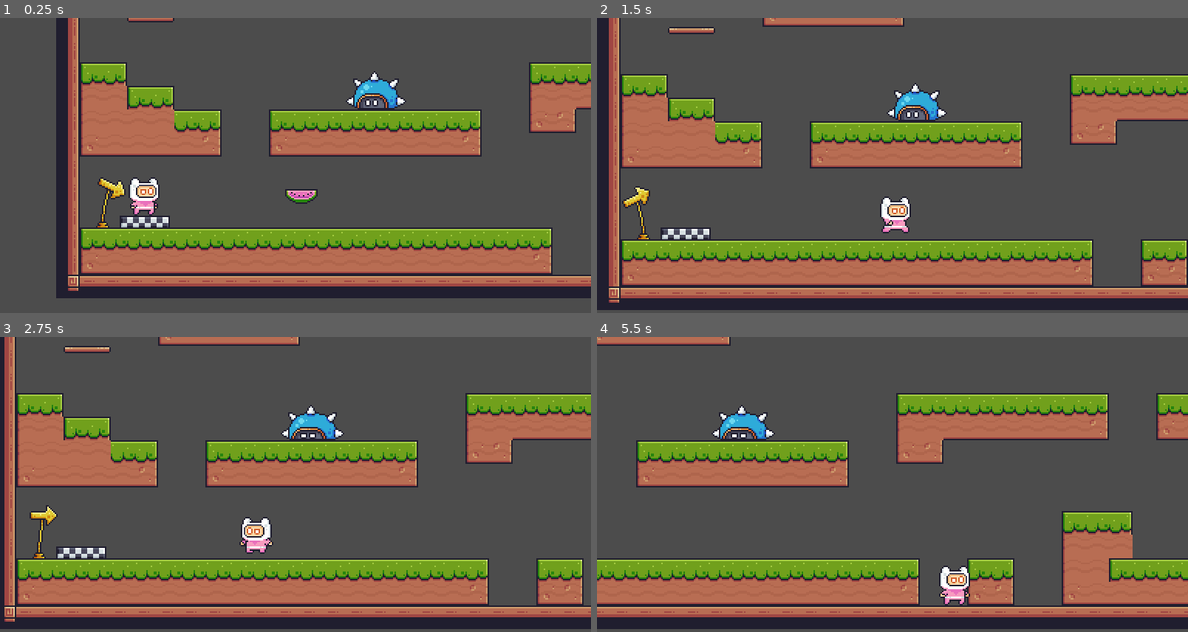
Above: before the commit, frames 1-4 (two rows, left to right).
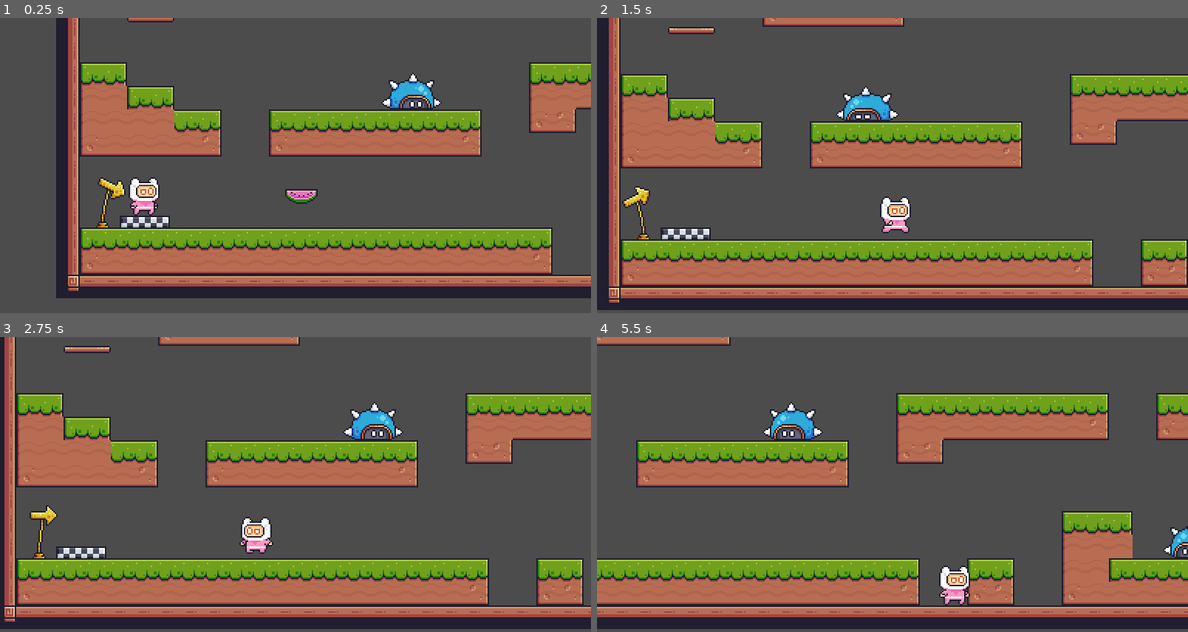
Above: after the commit, the same moments.

Repository: zesterquinn/frooty-lava
Game: Godot game, scene res://levels/Level1.tscn
The game is run twice, just before and just after one commit, with the same random seed, the same clock (stepped at 60 frames per second) and the same inputs.
Inputs:
- Up to frame 1 (0.25 s): no input
- Up to frame 2 (1.5 s): hold D (move_right) from 0.53 s (still down); tap Space (jump) at 0.77 s
- Up to frame 3 (2.75 s): tap Space (jump) at 1.52 s; release D (move_right) at 2.03 s; hold A (move_left) from 2.03 s (still down)
- Up to frame 4 (5.5 s): release A (move_left) at 2.78 s; hold D (move_right) 2.78-4.28 s; tap Space (jump) at 3.02, 3.77, 4.52 s; hold A (move_left) 4.28-5.03 s; hold D (move_right) from 5.03 s (still down)

The runs differ from the first frame. In frame 1, 1.3% of the frame differs, in the area x 58-75%, y 18-31%; in frame 2, 1.5%; in frame 3, 1.6%; in frame 4, 1.8%, in the area x 19-100%, y 22-75%.

Commit message:
add turtle movement

Diff:
--- a/character/Player.tscn
+++ b/character/Player.tscn
@@ -246,7 +246,7 @@
 [node name="AnimatedSprite" type="AnimatedSprite" parent="."]
 frames = SubResource( 12 )
 animation = "idle"
-frame = 2
+frame = 7
 playing = true
 
 [node name="CollisionShape2D" type="CollisionShape2D" parent="."]
@@ -254,6 +254,7 @@
 shape = SubResource( 35 )
 
 [node name="HitArea" type="Area2D" parent="."]
+collision_mask = 43
 
 [node name="CollisionShape2D" type="CollisionShape2D" parent="HitArea"]
 position = Vector2( 0.5, 4.5 )
--- a/character/player_script.gd
+++ b/character/player_script.gd
@@ -27,11 +27,8 @@
 	if(!is_hit):
 		velocity = move_and_slide(velocity, Vector2.UP)
 
-func _on_HitArea_area_entered(area: Area2D) -> void:
-	if(!area.is_in_group("enemies")):
-		return
-
-	var knockback := 1500.0
+func hit_by_enemy() -> void:
+	var knockback := 2500.0
 
 	is_hit = true
 
@@ -39,6 +36,7 @@
 		knockback = -knockback
 
 	velocity.x = lerp(velocity.x, knockback, 1)
+	velocity.y = 0
 	velocity = move_and_slide(velocity, Vector2.UP)
 
 	yield(get_tree().create_timer(0.2), "timeout")
--- a/enemies/turtle/Turtle.tscn
+++ b/enemies/turtle/Turtle.tscn
@@ -1,11 +1,11 @@
-[gd_scene load_steps=59 format=2]
+[gd_scene load_steps=60 format=2]
 
 [ext_resource path="res://enemies/animation/Turtle/Idle 2 (44x26).png" type="Texture" id=1]
 [ext_resource path="res://enemies/animation/Turtle/Idle 1 (44x26).png" type="Texture" id=2]
 [ext_resource path="res://enemies/animation/Turtle/Hit (44x26).png" type="Texture" id=3]
 [ext_resource path="res://enemies/animation/Turtle/Spikes out (44x26).png" type="Texture" id=4]
 [ext_resource path="res://enemies/animation/Turtle/Spikes in (44x26).png" type="Texture" id=5]
-[ext_resource path="res://enemies/scripts/enemy.gd" type="Script" id=6]
+[ext_resource path="res://enemies/turtle/turtle.gd" type="Script" id=6]
 
 [sub_resource type="AtlasTexture" id=30]
 atlas = ExtResource( 3 )
@@ -231,13 +231,16 @@
 "speed": 20.0
 } ]
 
-[sub_resource type="RectangleShape2D" id=51]
-extents = Vector2( 14.5, 10 )
-
-[sub_resource type="RectangleShape2D" id=52]
-extents = Vector2( 14.5, 10 )
-
-[node name="Turtle" type="Area2D" groups=["enemies"]]
+[sub_resource type="RectangleShape2D" id=53]
+extents = Vector2( 14.5, 5.5 )
+
+[sub_resource type="RectangleShape2D" id=54]
+extents = Vector2( 17.5, 10 )
+
+[sub_resource type="RectangleShape2D" id=55]
+extents = Vector2( 20.5, 10 )
+
+[node name="Turtle" type="KinematicBody2D" groups=["enemies"]]
 collision_layer = 2
 collision_mask = 9
 script = ExtResource( 6 )
@@ -245,15 +248,29 @@
 [node name="AnimatedSprite" type="AnimatedSprite" parent="."]
 frames = SubResource( 29 )
 animation = "idle_1"
-frame = 4
 playing = true
 
 [node name="CollisionShape2D" type="CollisionShape2D" parent="."]
+position = Vector2( 0.5, 7.5 )
+shape = SubResource( 53 )
+
+[node name="SpikeArea" type="Area2D" parent="."]
+
+[node name="CollisionShape2D" type="CollisionShape2D" parent="SpikeArea"]
 position = Vector2( 0.5, 3 )
-shape = SubResource( 51 )
-
-[node name="Hitbox" type="Area2D" parent="." groups=["enemy_hitbox"]]
-
-[node name="CollisionShape2D" type="CollisionShape2D" parent="Hitbox"]
+shape = SubResource( 54 )
+
+[node name="BodyArea" type="Area2D" parent="."]
+
+[node name="CollisionShape2D" type="CollisionShape2D" parent="BodyArea"]
 position = Vector2( 0.5, 3 )
-shape = SubResource( 52 )
+shape = SubResource( 55 )
+
+[node name="FloorChecker" type="RayCast2D" parent="."]
+position = Vector2( -15, 2 )
+enabled = true
+cast_to = Vector2( 0, 20 )
+collision_mask = 8
+
+[connection signal="body_entered" from="SpikeArea" to="." method="_on_SpikeArea_body_entered"]
+[connection signal="body_entered" from="BodyArea" to="." method="_on_BodyArea_body_entered"]
--- /dev/null
+++ b/enemies/turtle/turtle.gd
@@ -0,0 +1,30 @@
+extends KinematicBody2D
+
+export var speed := 100.0
+export var gravity := 1000.0
+
+onready var _animation = $AnimatedSprite
+onready var _collisionShape = $CollisionShape2D
+onready var _floorChecker = $FloorChecker
+
+var current_direction := 1
+var velocity := Vector2.ZERO
+
+func _ready() -> void:
+	if(current_direction == 1):
+		_animation.flip_h = true
+	_floorChecker.position.x = _collisionShape.shape.get_extents().x * current_direction
+
+func _physics_process(delta: float) -> void:
+	if(is_on_wall() or not _floorChecker.is_colliding()):
+		current_direction = current_direction * -1
+		_animation.flip_h = not _animation.flip_h
+		_floorChecker.position.x = _collisionShape.shape.get_extents().x * current_direction
+
+	velocity.x = current_direction * speed
+	velocity.y += gravity * delta
+	velocity = move_and_slide(velocity, Vector2.UP)
+
+func _on_SpikeArea_body_entered(body: Node) -> void:
+	if(body.name == 'Player' and body.has_method('hit_by_enemy')):
+		body.call('hit_by_enemy')
--- a/levels/Level1.tscn
+++ b/levels/Level1.tscn
@@ -15,6 +15,8 @@
 tile_set = ExtResource( 1 )
 cell_size = Vector2( 16, 16 )
 cell_custom_transform = Transform2D( 16, 0, 0, 16, 0, 0 )
+collision_layer = 8
+collision_mask = 3
 format = 1
 tile_data = PoolIntArray( 0, 19, 65538, 1, 11, 0, 2, 11, 1, 3, 11, 1, 4, 11, 2, 49, 19, 65536, 65536, 19, 65538, 65537, …(8978 unchanged characters)…
 
--- a/levels/TestLevel.tscn
+++ b/levels/TestLevel.tscn
@@ -19,7 +19,7 @@
 [node name="Props" type="Node2D" parent="."]
 
 [node name="Box" parent="Props" instance=ExtResource( 10 )]
-position = Vector2( 334, 263 )
+position = Vector2( 224, 216 )
 
 [node name="StartFlag" parent="Props" instance=ExtResource( 11 )]
 position = Vector2( 80, 160 )
@@ -55,13 +55,14 @@
 cell_size = Vector2( 16, 16 )
 cell_custom_transform = Transform2D( 16, 0, 0, 16, 0, 0 )
 collision_layer = 8
+collision_mask = 3
 format = 1
-tile_data = PoolIntArray( -65540, 19, 65537, -65539, 19, 655 …(5530 unchanged characters)… , 8, 0, 720912, 8, 1, 720913, 8, 2, 720921, 8, 2, 720937, 19, 65536, 720938, 19, 65537, 720939, 19, 65537, 720940, 19, 65537, 851964, 19, 65537, 851965, 19, 65537, 851966, 19, 65537, 851967, 19, 65537, 786432, 19, 65537, 786433, 19, 65537, 786434, 19, 65538, 786435, 11, 0, 786436, 11, 1, 786437, 11, 1, 786438, 11, 1, 786439, 11, 1, 786440, 11, 1, 786441, 11, 1, 786442, 11, 1, 786443, 11, 2, 786473, 19, 65536, 786474, 19, 65537,  …(7468 unchanged characters)…
+tile_data = PoolIntArray( -65540, 19, 65537, -65539, 19, 655 …(5530 unchanged characters)… , 8, 0, 720912, 8, 1, 720913, 8, 2, 720937, 19, 65536, 720938, 19, 65537, 720939, 19, 65537, 720940, 19, 65537, 851964, 19, 65537, 851965, 19, 65537, 851966, 19, 65537, 851967, 19, 65537, 786432, 19, 65537, 786433, 19, 65537, 786434, 19, 65538, 786435, 11, 0, 786436, 11, 1, 786437, 11, 1, 786438, 11, 1, 786439, 11, 1, 786440, 11, 1, 786441, 11, 1, 786442, 11, 1, 786443, 11, 2, 786452, 11, 1, 786453, 11, 1, 786454, 11, 1, 786455, 11, 1, 786456, 11, 1, 786457, 11, 1, 786458, 11, 1, 786473, 19, 65536, 786474, 19, 65537,  …(7468 unchanged characters)…
 
 [node name="Enemies" type="Node2D" parent="."]
 
 [node name="Turtle" parent="Enemies" instance=ExtResource( 7 )]
-position = Vector2( 416, 260 )
+position = Vector2( 385, 179 )
 
 [node name="Fruits" type="Node2D" parent="."]
 
